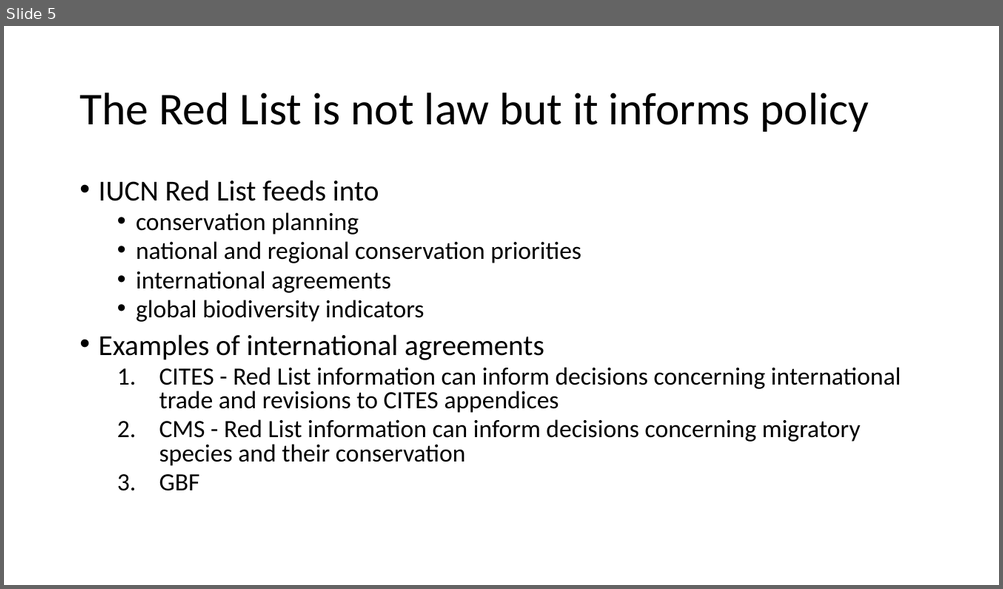
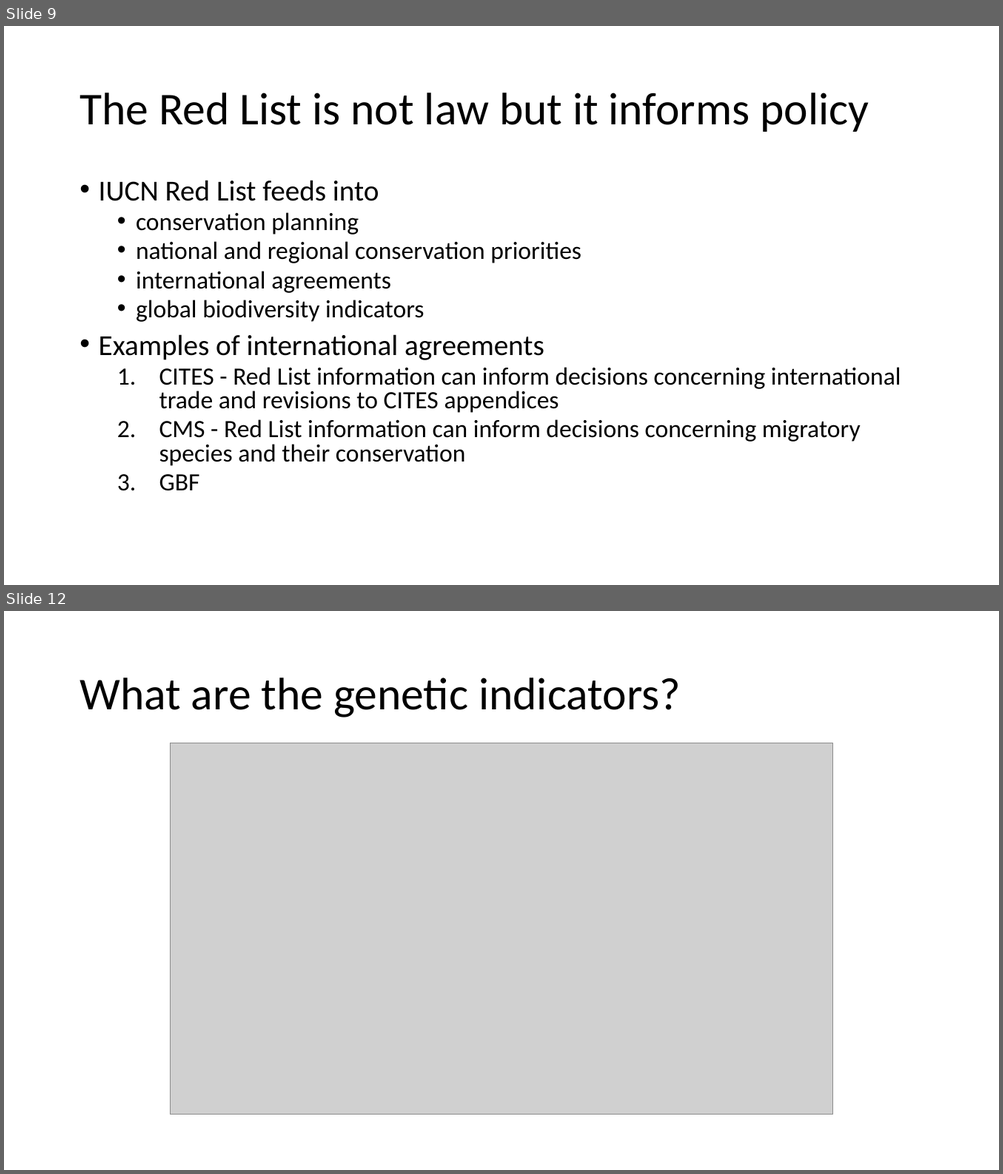
Before and after one commit to ecnrobertson/ecnrobertson.github.io, a slide deck: teaching/ECOL592-007-Species_Listing/resources/IUCN_GBF_intro.pptx. Shown one above the other, each under a label of ours: slide 5 before the commit, slides 9 and 12 after it; the slides between them are not shown. The pictures are 1003x589 and 1003x1174 pixels, drawn with LibreOffice and Linux fonts; fonts in the diff are those of the drawing; grey boxes stand for pictures. Boxes give left, top, right and bottom in pixels: in the first picture for what was removed or moved away, otherwise in the second. Text is boxed around its words. In the diff, an @@ line names an element or a change of style, - is before the commit and + after.

```diff
--- a/teaching/ECOL592-007-Species_Listing/resources/IUCN_GBF_intro.pptx
+++ b/teaching/ECOL592-007-Species_Listing/resources/IUCN_GBF_intro.pptx
@@ slide 12 added at (x1=4, y1=611, x2=999, y2=1170), background #FFFFFF @@
@@ title added at (x1=79, y1=678, x2=680, y2=718), 44 pt, text #000000 @@
+What are the genetic indicators?
@@ picture added at (x1=170, y1=743, x2=832, y2=1115) @@
@@ what was slide 5 is now slide 9 @@
```
Also in this commit, not shown: 1 slide changed, 7 other slides added, 1 slide removed.
